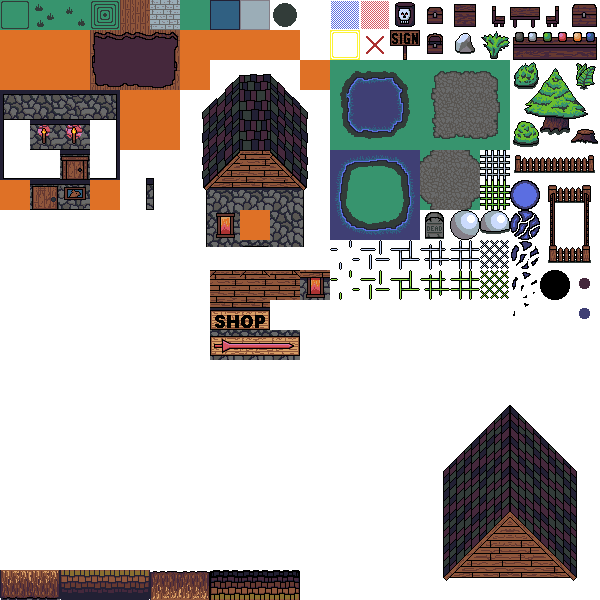
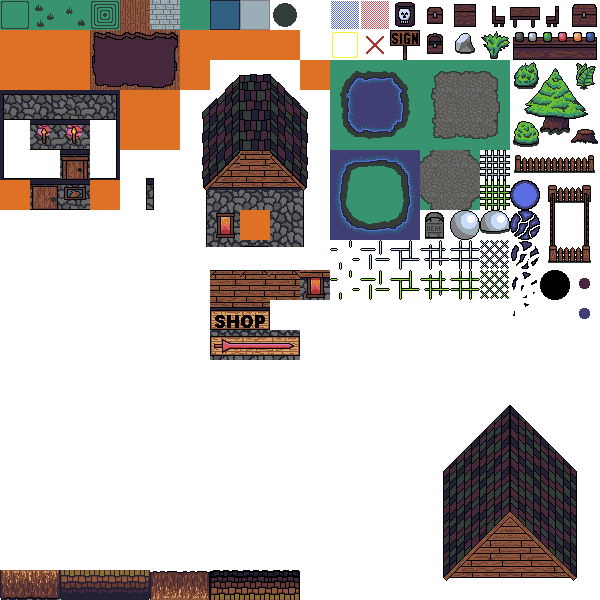
Layer changes from the first 600 × 600 image to the second:
painted on "pix_squares.png #2" over (330, 30, 360, 60)
